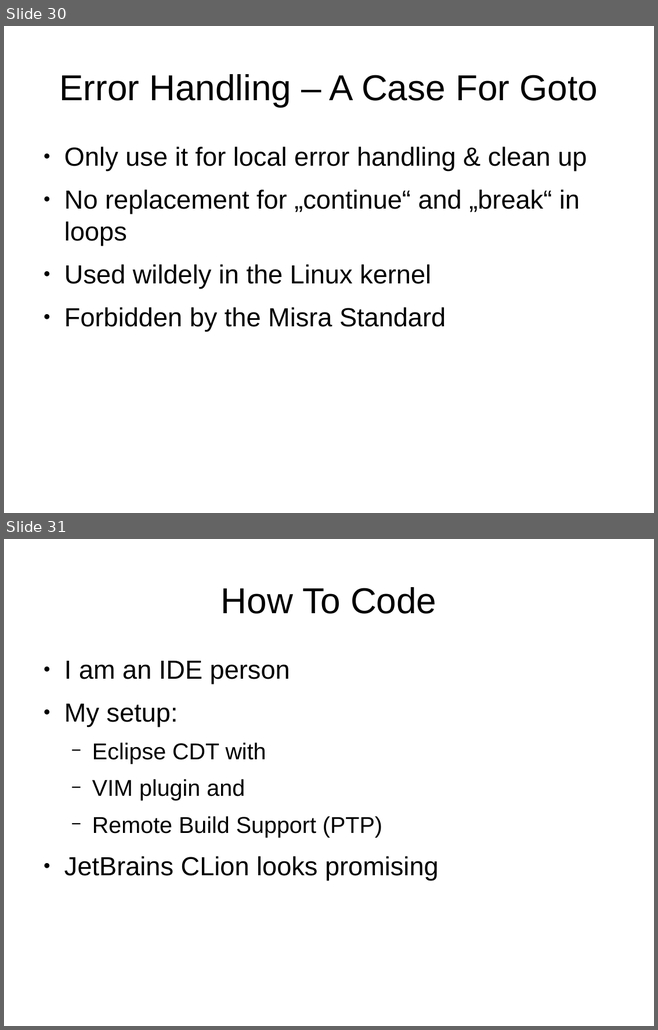
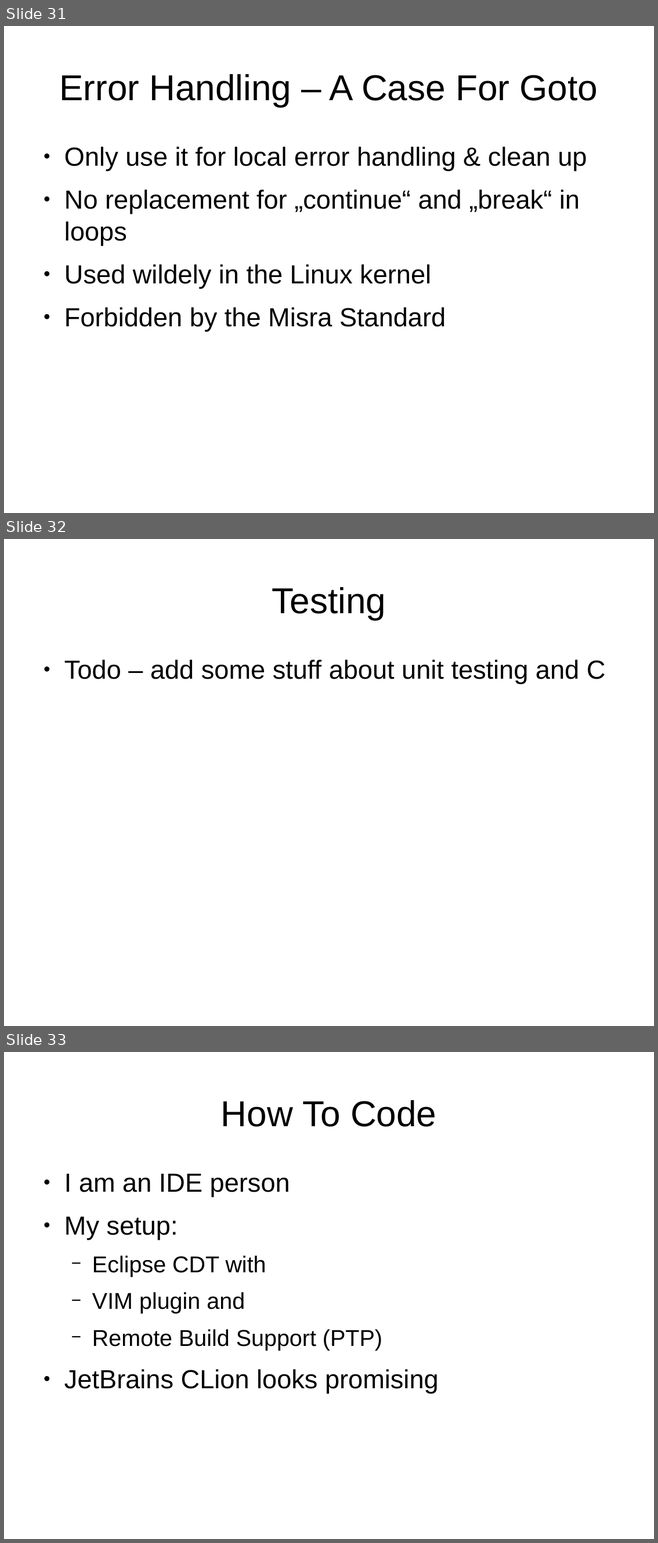
Before and after one commit to samba2/modern_c, a slide deck: modern_c.odp. Shown one above the other, each under a label of ours: slides 30 and 31 before the commit, slides 31, 32 and 33 after it. The pictures are 658x1030 and 658x1543 pixels, drawn with LibreOffice and Linux fonts; fonts in the diff are those of the drawing. Boxes give left, top, right and bottom in pixels: in the first picture for what was removed or moved away, otherwise in the second. Text is boxed around its words. In the diff, an @@ line names an element or a change of style, - is before the commit and + after.

```diff
--- a/modern_c.odp
+++ b/modern_c.odp
@@ slide 32 added at <box>4,539,654,1026</box>, background #FFFFFF @@
@@ title added at <box>271,587,386,620</box>, 44 pt, text #000000 @@
+Testing
@@ text added at <box>64,660,605,684</box>, 32 pt, text #000000 @@
+● Todo – add some stuff about unit testing and C
@@ what was slide 30 is now slide 31 @@
@@ what was slide 31 is now slide 33 @@
```
Also in this commit, not shown: 1 slide changed, 1 other slide added.
